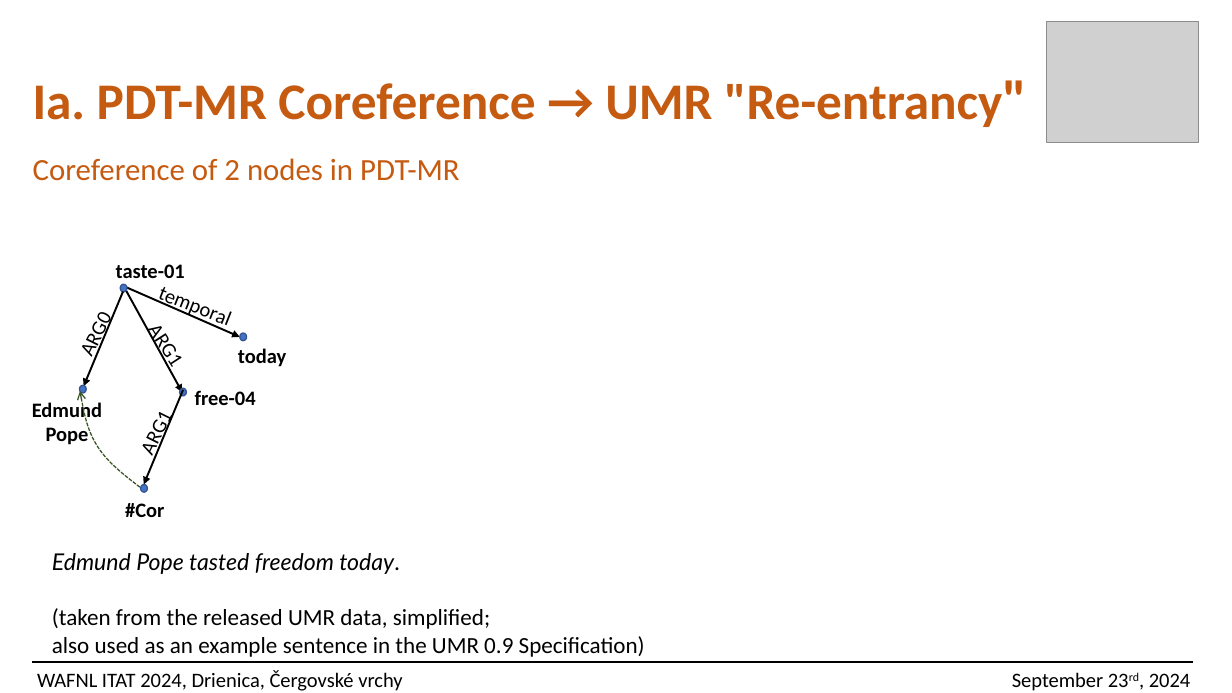
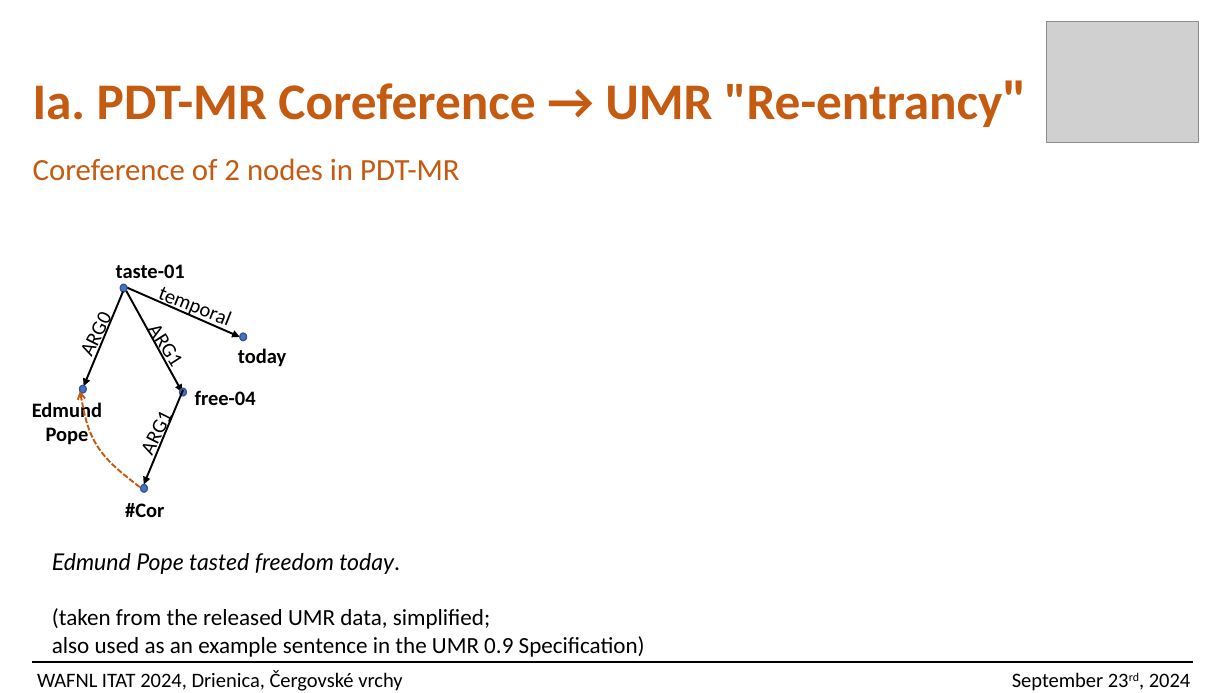
Before and after one commit to ufal/UMR, a slide deck: slide 15 of papers/2024-ITAT-slides.pptx (slide 13 before the commit). Drawn at 1232x693 pixels with LibreOffice and Linux fonts; fonts in the diff are those of the drawing; grey boxes stand for pictures. Boxes give left, top, right and bottom in pixels: in the first picture for what was removed or moved away, otherwise in the second. Text is boxed around its words. In the diff, an @@ line names an element or a change of style, - is before the commit and + after.

```diff
--- a/papers/2024-ITAT-slides.pptx
+++ b/papers/2024-ITAT-slides.pptx
@@ freeform shape at [79, 391, 140, 487]: outline #385723 1 pt dashed to #C55A11 1.5 pt dashed @@
```
Also in this commit, not shown: 18 other slides changed, 2 slides added, 1 slide removed, 1 other file.
